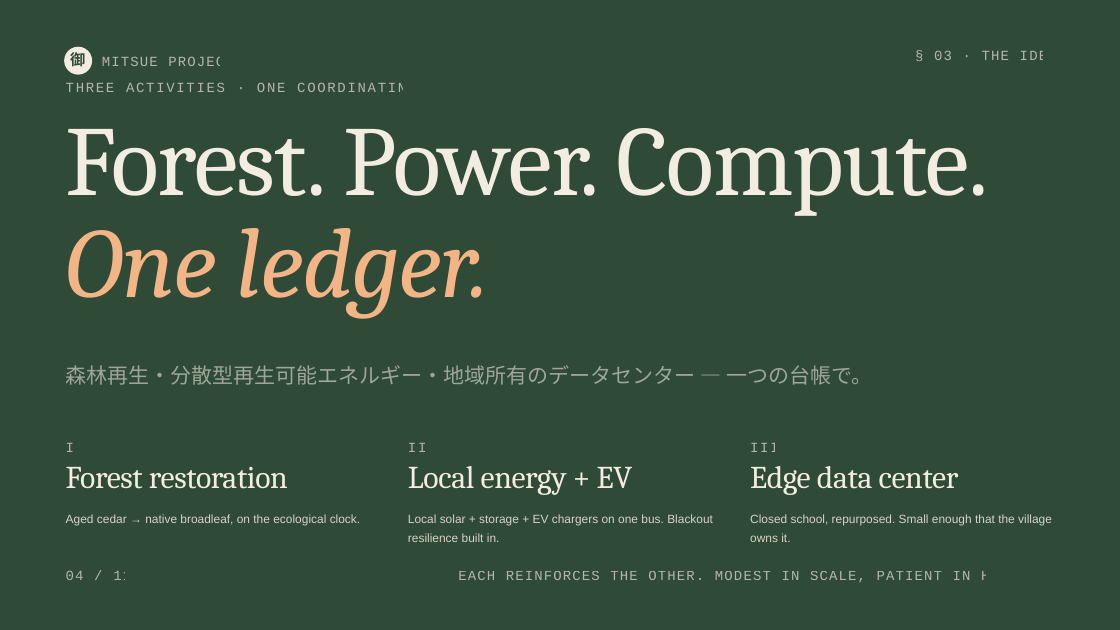
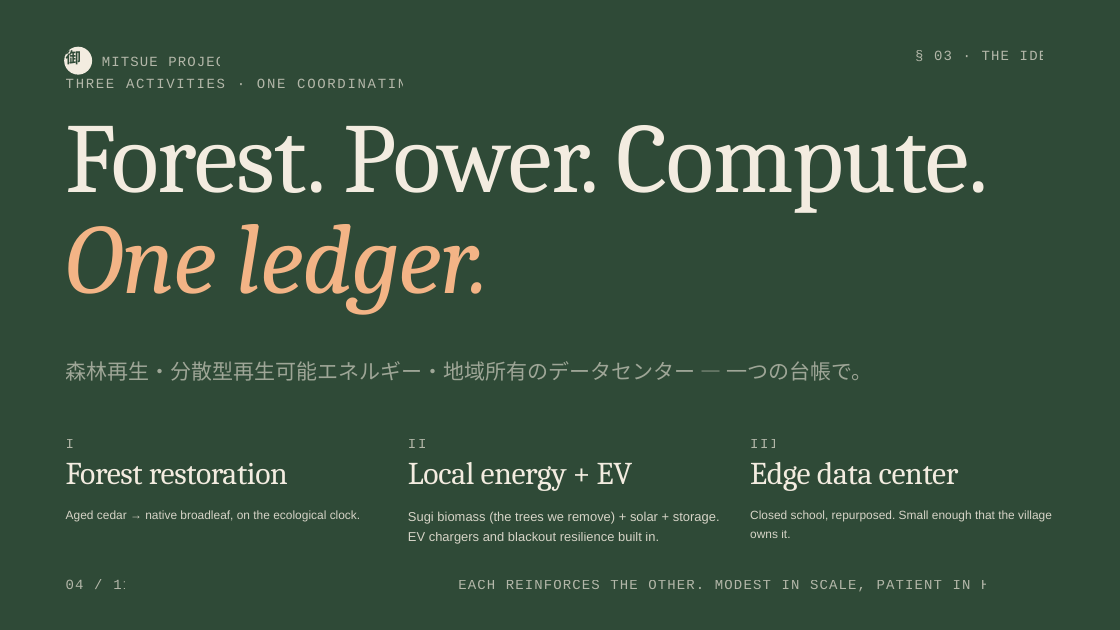
Before and after one commit to robouden/mitsue-ai-data-center, a slide deck: slide 4 of Mitsue Project Presentation.pptx. Drawn at 1120x630 pixels with LibreOffice and Linux fonts; fonts in the diff are those of the drawing. Boxes give left, top, right and bottom in pixels: in the first picture for what was removed or moved away, otherwise in the second. Text is boxed around its words. In the diff, an @@ line names an element or a change of style, - is before the commit and + after.

```diff
--- a/Mitsue Project Presentation.pptx
+++ b/Mitsue Project Presentation.pptx
@@ text "御": place and size @@
-text "御" at [70,50,85,70]
+text "御" at [66,48,81,68]
@@ 11 texts: place and size @@
-11 texts at [66,82,1052,542]
+11 texts at [66,78,1052,538]
@@ text at [408,511,720,544]: text changed; size 15.3 to 16.6 pt @@
-Local solar + storage + EV chargers on one bus. Blackout resilience built in.
+Sugi biomass (the trees we remove) + solar + storage. EV chargers and blackout resilience built in.
@@ text "04 / 11": place and size @@
-text "04 / 11" at [66,570,131,580]
+text "04 / 11" at [66,579,131,589]
@@ text "EACH REINFORCES THE OTHER. MODEST ...": place and size @@
-text "EACH REINFORCES THE OTHER. MODEST ..." at [458,571,1056,583]
+text "EACH REINFORCES THE OTHER. MODEST ..." at [458,580,1056,592]
```
Also in this commit, not shown: 10 other slides changed, 42 other files.
